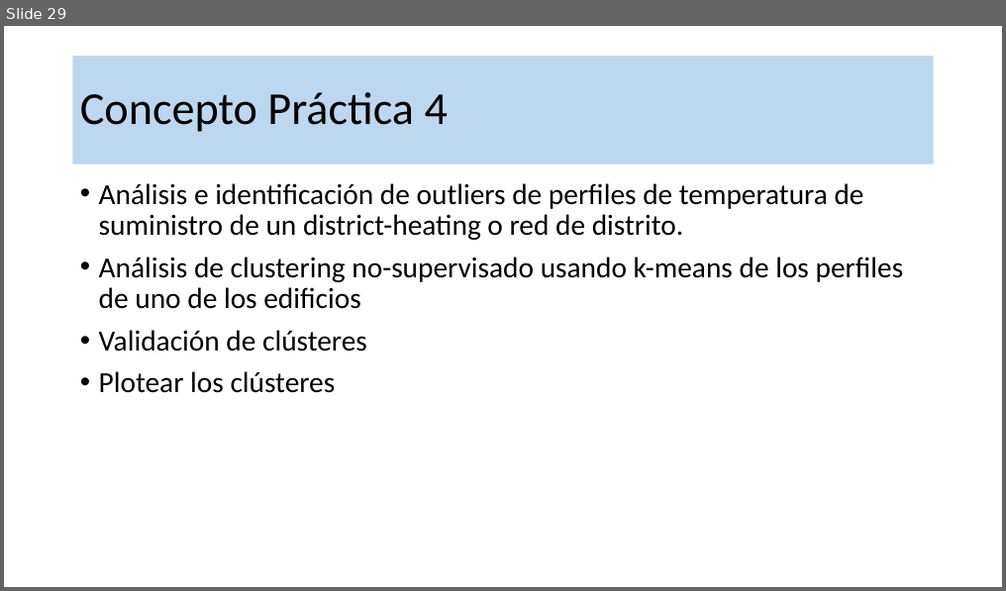
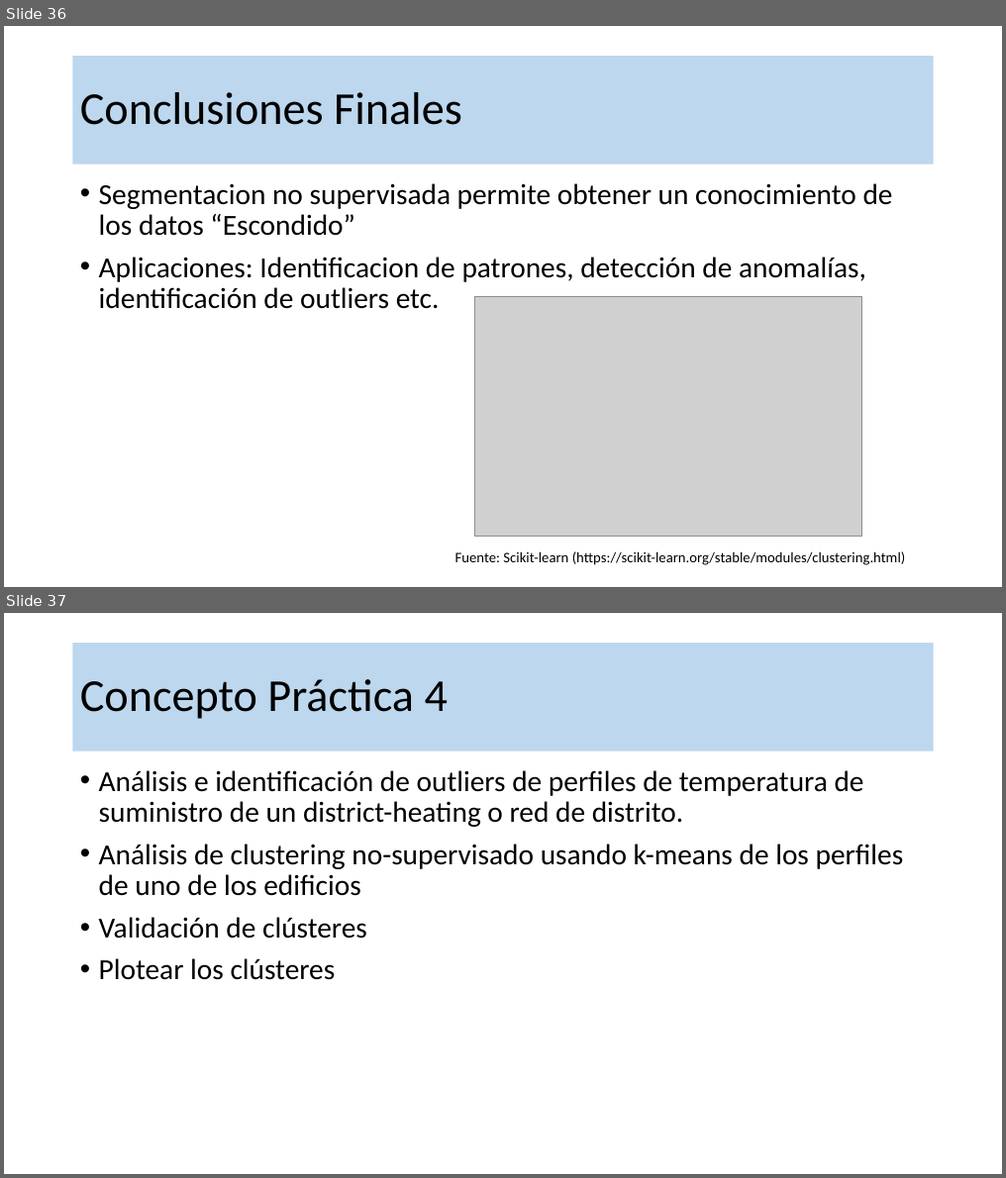
Before and after one commit to robgaray/EESIA_Analisis_Consumo_2021_Publico, a slide deck: 1_Presentaciones/Sesion_4_Teoria.pptx. Shown one above the other, each under a label of ours: slide 29 before the commit, slides 36 and 37 after it. The pictures are 1006x591 and 1006x1178 pixels, drawn with LibreOffice and Linux fonts; fonts in the diff are those of the drawing; grey boxes stand for pictures; background and template pictures are left out. Boxes give left, top, right and bottom in pixels: in the first picture for what was removed or moved away, otherwise in the second. Text is boxed around its words. In the diff, an @@ line names an element or a change of style, - is before the commit and + after.

```diff
--- a/1_Presentaciones/Sesion_4_Teoria.pptx
+++ b/1_Presentaciones/Sesion_4_Teoria.pptx
@@ slide 36 added at (4,26,1002,587), background #FFFFFF @@
@@ title added at (73,56,934,165), fill #BDD7EE, 44 pt, text #000000 @@
+Conclusiones Finales
@@ text added at (99,183,893,309), 28 pt, text #000000 @@
+• Segmentacion no supervisada permite obtener un conocimiento de los datos “Escondido”
+• Aplicaciones: Identificacion de patrones, detección de anomalías, identificación de outliers etc.
@@ picture added at (475,297,861,537) @@
@@ text added at (455,552,906,566), 14 pt, text #000000 @@
+Fuente: Scikit-learn (https://scikit-learn.org/stable/modules/clustering.html)
@@ what was slide 29 is now slide 37 @@
```
Also in this commit, not shown: 3 slides changed, 13 other slides added, 2 slides removed, 1 other file.
